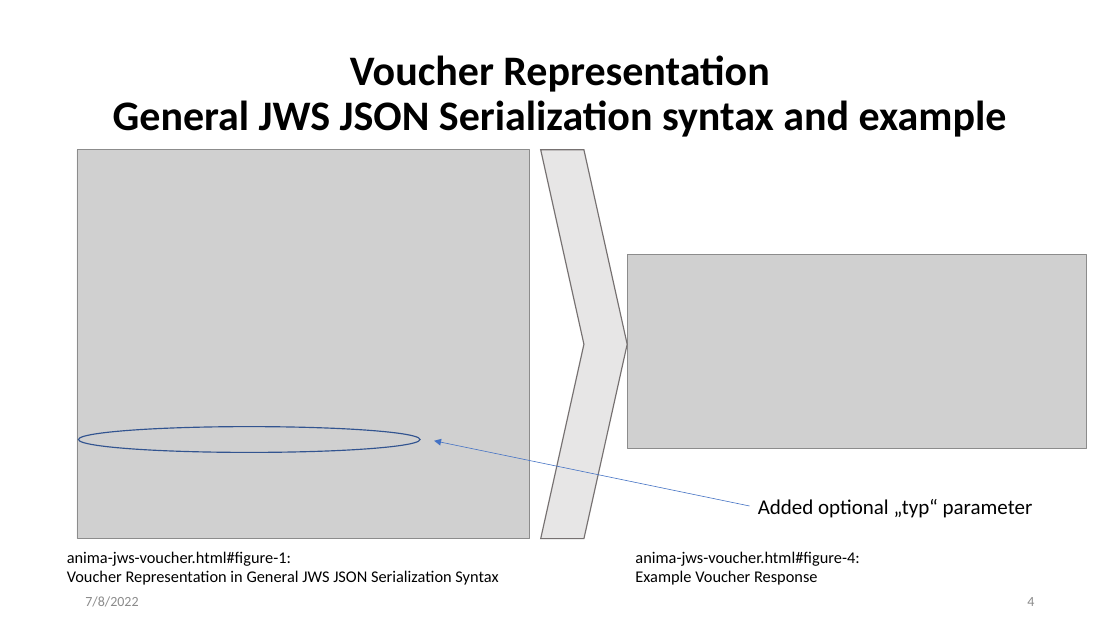
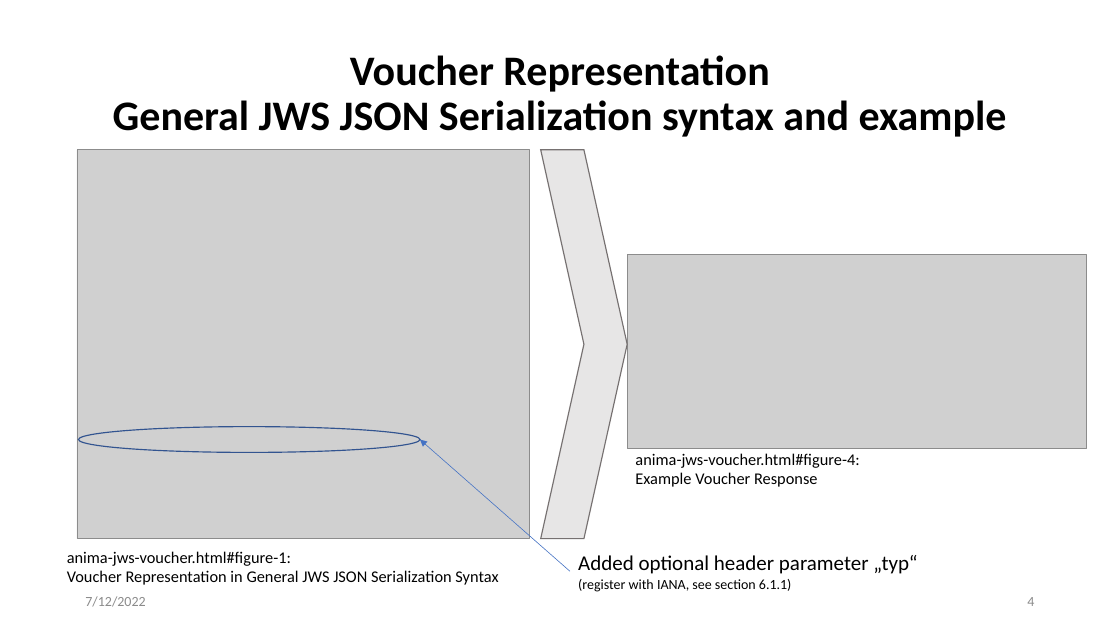
Before and after one commit to anima-wg/anima-jws-voucher, a slide deck: slide 4 of presentations/ietf114-anima-jws-voucher.pptx. Drawn at 1120x630 pixels with LibreOffice and Linux fonts; fonts in the diff are those of the drawing; grey boxes stand for pictures. Boxes give left, top, right and bottom in pixels: in the first picture for what was removed or moved away, otherwise in the second. Text is boxed around its words. In the diff, an @@ line names an element or a change of style, - is before the commit and + after.

```diff
--- a/presentations/ietf114-anima-jws-voucher.pptx
+++ b/presentations/ietf114-anima-jws-voucher.pptx
@@ arrow moved from (749, 506) - (434, 441) to (571, 571) - (420, 439) @@
@@ text "anima-jws-voucher.html#figure-4:": place and size @@
-text "anima-jws-voucher.html#figure-4:" at (635, 551, 859, 585)
+text "anima-jws-voucher.html#figure-4:" at (635, 453, 859, 487)
@@ text at (578, 555, 917, 592): text changed; size 18 to 12 pt @@
-Added optional „typ“ parameter
+Added optional header parameter „typ“
+(register with IANA, see section 6.1.1)
@@ text at (85, 596, 145, 607): text changed @@
-7/8/2022
+7/12/2022
```
Also in this commit, not shown: 6 other slides changed, 1 slide added.
